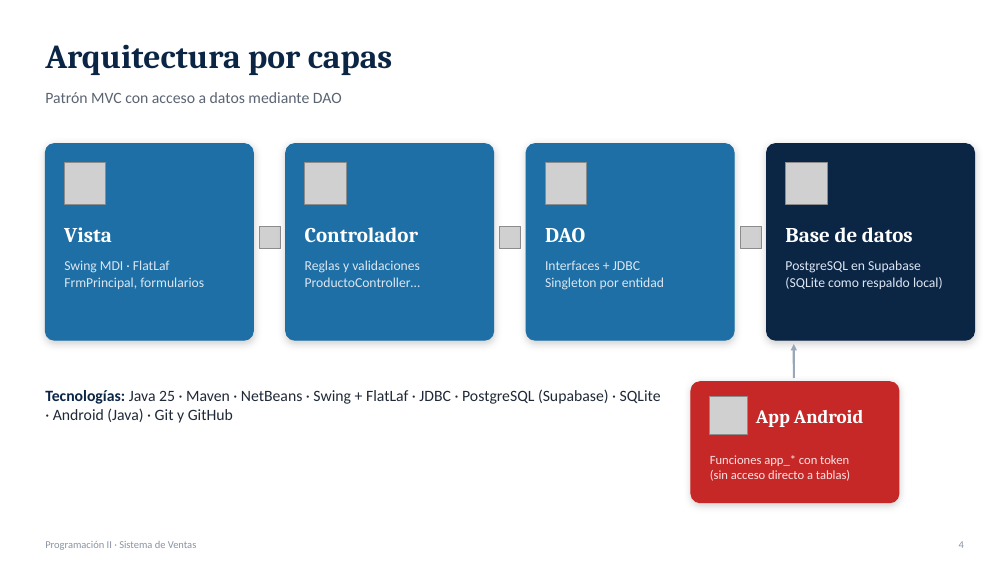
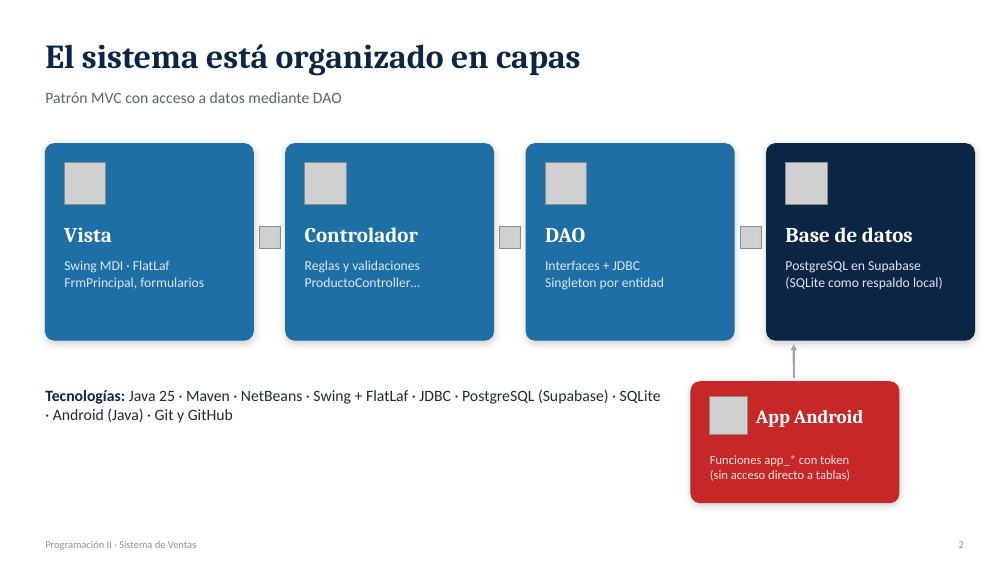
Before and after one commit to jzetinob/sistema-ventas, a slide deck: slide 2 of tareas/07-revision-avance-proyecto/presentacion-avance-sistema-ventas.pptx (slide 4 before the commit). Drawn at 1008x567 pixels with LibreOffice and Linux fonts; fonts in the diff are those of the drawing; grey boxes stand for pictures. Boxes give left, top, right and bottom in pixels: in the first picture for what was removed or moved away, otherwise in the second. Text is boxed around its words. In the diff, an @@ line names an element or a change of style, - is before the commit and + after.

```diff
--- a/tareas/07-revision-avance-proyecto/presentacion-avance-sistema-ventas.pptx
+++ b/tareas/07-revision-avance-proyecto/presentacion-avance-sistema-ventas.pptx
@@ text at [45,44,581,76]: text changed @@
-Arquitectura por capas
+El sistema está organizado en capas
```
Also in this commit, not shown: 8 other slides changed, 6 slides removed, 2 other files.
